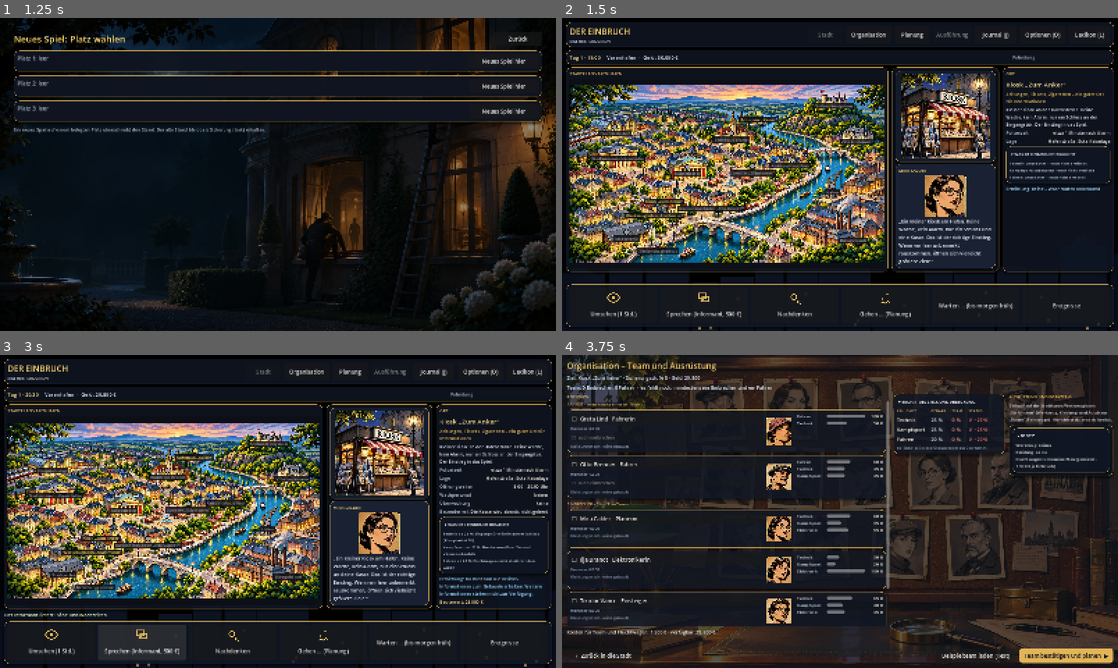
Above: before the commit, frames 1-4 (two rows, left to right).
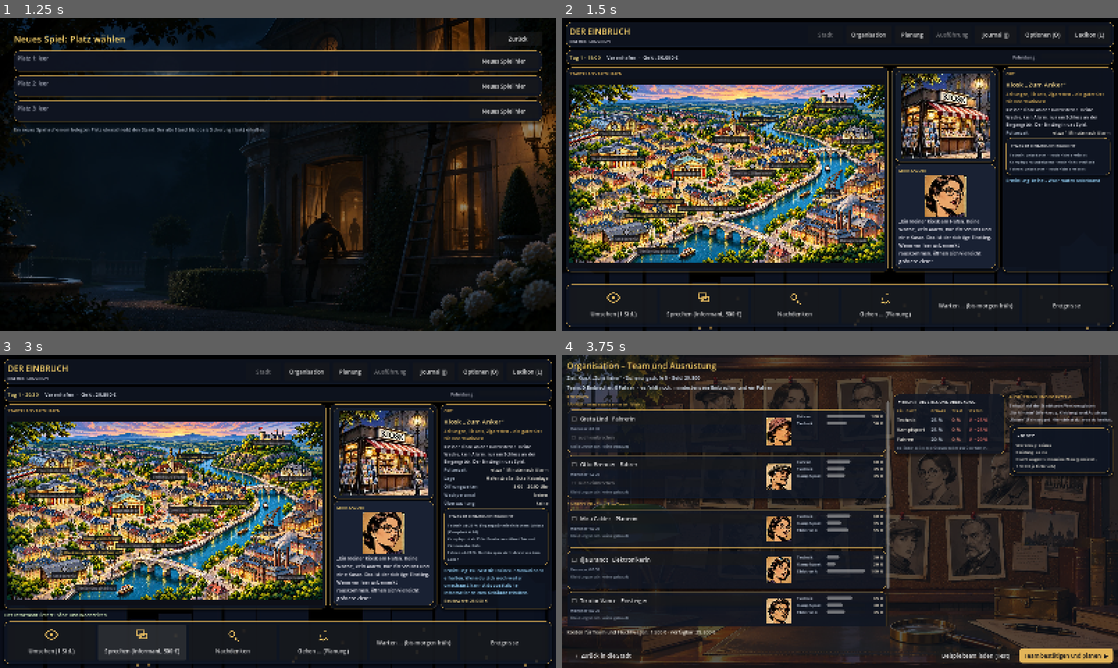
Above: after the commit, the same moments.

Repository: Martin1971-cloud/einbruch
Game: Godot game, scene res://scenes/main.tscn
Two runs of this game, one before a commit and one after it. Both use one fixed random seed, a clock stepped at 60 frames per second and the inputs below.
Inputs:
- Up to frame 1 (1.25 s): click "Neues Spiel" at 0.5 s
- Up to frame 2 (1.5 s): click "Neues Spiel hier" at 1.25 s
- Up to frame 3 (3 s): click "Umsehen (1 Std.)" at 2 s; click "Sprechen (Informant, 500 €)" at 2.75 s
- Up to frame 4 (3.75 s): click "Organisation" at 3.5 s

Frame 1 is identical in both runs. In frame 2, 1.1% of the frame differs, in the area x 79-99%, y 38-56%; in frame 3, 33%, in the area x 1-99%, y 15-82%; in frame 4, nothing differs.

Commit message:
Stadt: Ermittlung nach Quellen (Umsehen 1x/2x, Informant), Texte für alle Kombinationen
Umsehen 1x: Grundlagen. Umsehen 2x: zusätzlich Besonderheit. Informant: Insider-Zugang und genauer Beutewert.
Alte Stände ohne Quelle werden aus der bisherigen Stufe abgeleitet.

Co-Authored-By: Claude Haiku 5.5 <noreply@anthropic.com>
Claude-Session: https://claude.ai/code/session_01LKpSSULuighKXwyzAG3jU1

Diff:
--- a/godot/scripts/game.gd
+++ b/godot/scripts/game.gd
@@ -298,8 +298,16 @@
 
 ## Quelle der Ermittlung eines Gebäudes (fehlt sie, etwa in alten Ständen: nichts ermittelt).
 func quelle_of(target_id: String) -> Dictionary:
-	var q: Dictionary = ermittlung_quelle.get(target_id, {"look": 0, "inf": false})
-	return q
+	if ermittlung_quelle.has(target_id):
+		return ermittlung_quelle[target_id]
+	# alter Stand ohne Quelle: bisherige Stufe als Umsehen werten
+	return {"look": int(intel.get(target_id, 0)), "inf": false}
+
+
+## Stufe für Loot-Spanne und Anzeige: Umsehen zählt, Informant zählt, höchstens 2.
+func intel_level(target_id: String) -> int:
+	var q := quelle_of(target_id)
+	return mini(int(q.get("look", 0)) + (1 if bool(q.get("inf", false)) else 0), 2)
 
 
 ## Anzahl erfolgreich abgeschlossener Gebäude (Stufe für Werkzeuge und Autos).
--- a/godot/scripts/screens/town.gd
+++ b/godot/scripts/screens/town.gd
@@ -235,9 +235,10 @@
 		_loc_box.add_child(UI.label(Texte.d(t.info), 13, Color(0.89, 0.71, 0.35), true))
 	_loc_box.add_child(UI.label(Texte.d(t.desc), 13, Color(0.92, 0.92, 0.95), true))
 	var lvl: int = int(Game.intel.get(_selected, 0))
+	var q: Dictionary = Game.quelle_of(_selected)
 	var shown_facts: Array = []
 	for f in t.facts:
-		if GameData.STAGE_FACTS.get(lvl, []).has(f[0]):
+		if _fakt_sichtbar(str(f[0]), q):
 			shown_facts.append(f)
 	# Polizeizeit ist immer bekannt (Original: PoliceTime wird immer angezeigt)
 	shown_facts.insert(0, [Texte.t("stadt.polizeizeit"), Texte.t("stadt.polizeizeit_wert")])
@@ -270,11 +271,23 @@
 
 
 ## Ermittlungstext: je nach Aktionen (Umsehen einmal oder zweimal, Informant).
+## Welche Fakten sichtbar sind: Grundlagen ab Umsehen oder Informant, Besonderheit erst bei zweimal Umsehen.
+func _fakt_sichtbar(name: String, q: Dictionary) -> bool:
+	if name == "Besonderheit":
+		return int(q.get("look", 0)) >= 2
+	return int(q.get("look", 0)) >= 1 or bool(q.get("inf", false))
+
+
 func _ermittlung_text(lvl: int) -> String:
 	var q: Dictionary = Game.quelle_of(_selected)
-	if bool(q.get("inf", false)):
+	var n := int(q.get("look", 0))
+	var inf := bool(q.get("inf", false))
+	if inf and n >= 2:
+		return Texte.t("stadt.erm_beide")
+	if inf and n == 1:
+		return Texte.t("stadt.erm_inf_look1")
+	if inf:
 		return Texte.t("stadt.erm_inf")
-	var n := int(q.get("look", 0))
 	if n >= 2:
 		return Texte.t("stadt.erm_look2")
 	if n == 1:
@@ -318,10 +331,10 @@
 
 
 func _on_look() -> void:
-	Game.intel[_selected] = mini(int(Game.intel[_selected]) + 1, 2)
 	var q: Dictionary = Game.quelle_of(_selected)
 	q["look"] = mini(int(q.get("look", 0)) + 1, 2)
 	Game.ermittlung_quelle[_selected] = q
+	Game.intel[_selected] = Game.intel_level(_selected)
 	Game.advance_hours(1.0)
 	_log(Texte.t("stadt.log_umsehen"))
 
@@ -335,10 +348,10 @@
 		_msg.text = Texte.t("stadt.zu_wenig_geld")
 		return
 	Game.money -= price
-	Game.intel[_selected] = 2  # Informant liefert alle Insider-Informationen
 	var q: Dictionary = Game.quelle_of(_selected)
 	q["inf"] = true
 	Game.ermittlung_quelle[_selected] = q
+	Game.intel[_selected] = Game.intel_level(_selected)
 	Game.advance_hours(0.5)
 	_log(Texte.t("stadt.log_informant"))
 
--- a/godot/scripts/texte.gd
+++ b/godot/scripts/texte.gd
@@ -22,8 +22,10 @@
 		"stadt.ermittlung_1": "Wachrouten bekannt",
 		"stadt.ermittlung_2": "Alle zur Verfügung stehenden Informationen zum Zielgebäude stehen nun vollständig zur Verfügung",
 		"stadt.erm_look1": "Es stehen noch weitere Informationen zur Verfügung, wenn du dich weiter umsiehst.",
-		"stadt.erm_look2": "Du hast nun alle Informationen durch die Beobachtung erhalten. Auch wenn du dich weiter umschauen möchtest, erhältst du keine weiteren Informationen mehr.",
-		"stadt.erm_inf": "Du hast nun alle Insider-Informationen zum Gebäude erhalten. Weitere Informationen stehen nicht zur Verfügung.",
+		"stadt.erm_look2": "Du hast alle Informationen durch die Beobachtung erhalten. Insider-Informationen bekommst du nur über den Informanten.",
+		"stadt.erm_inf_look1": "Du hast die Insider-Informationen erhalten. Wenn du dich noch weiter umschaust, kannst du zusätzliche Informationen zum Gebäude erhalten.",
+		"stadt.erm_beide": "Du hast alle Informationen erhalten, durch Beobachtung und Insider. Weitere Informationen stehen nicht zur Verfügung.",
+		"stadt.erm_inf": "Du hast die Insider-Informationen erhalten. Wenn du dich umsiehst, erhältst du zusätzliche Beobachtungen zum Gebäude.",
 		"stadt.erm_inf_bereits": "Du hast bereits alle Insider-Informationen erhalten. Ein weiteres Gespräch bringt keine neuen Informationen.",
 		"stadt.ermittlung": "Ermittlung: %s",
 		"stadt.erfolgreich": "€  Erfolgreich abgeschlossen",
@@ -457,8 +459,10 @@
 		"stadt.ermittlung_1": "guard routes known",
 		"stadt.ermittlung_2": "All information available about the target building is now complete",
 		"stadt.erm_look1": "More information is available if you keep looking around.",
-		"stadt.erm_look2": "You have now received all information from observation. Even if you keep looking around, you will not receive any further information.",
-		"stadt.erm_inf": "You have now received all insider information about the building. No further information is available.",
+		"stadt.erm_look2": "You have received all information from observation. Insider information is only available through the informant.",
+		"stadt.erm_inf_look1": "You have received the insider information. If you keep looking around, you may get additional information about the building.",
+		"stadt.erm_beide": "You have received all information, from observation and insiders. No further information is available.",
+		"stadt.erm_inf": "You have received the insider information. If you look around, you get additional observations about the building.",
 		"stadt.erm_inf_bereits": "You have already received all insider information. Another conversation brings no new information.",
 		"stadt.ermittlung": "Investigation: %s",
 		"stadt.erfolgreich": "€  Successfully completed",
--- a/godot/tests/pruef_hintergrund.gd
+++ b/godot/tests/pruef_hintergrund.gd
@@ -39,6 +39,10 @@
 				G.intel["kiosk"] = 2
 				G.ermittlung_quelle["kiosk"] = {"look": 0, "inf": true}
 				main.go("town")
+			"erm_inf_look1":
+				G.intel["kiosk"] = 2
+				G.ermittlung_quelle["kiosk"] = {"look": 1, "inf": true}
+				main.go("town")
 			"erm_beide":
 				G.intel["kiosk"] = 2
 				G.ermittlung_quelle["kiosk"] = {"look": 1, "inf": true}
